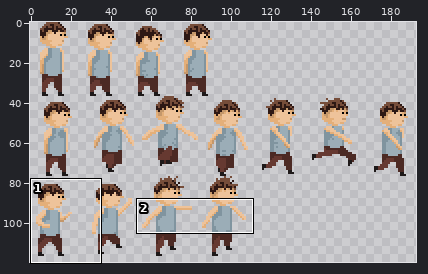
Two versions of one pixel-art file, res/aseprites/KidSheet.aseprite. Above: a wide view before the commit, with the close-up outlined.
Close-up. As it was:
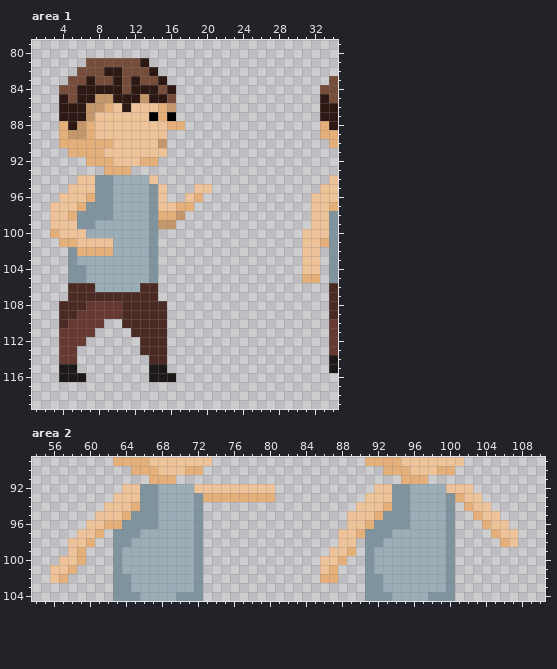
210x120 pixels, 1 frame. Shown: area 1: x 1..34, y 79..119; area 2: x 54..110, y 89..104. The wide view leaves out empty margins. The commit also changed other parts of the picture, which this record leaves out.
New version:
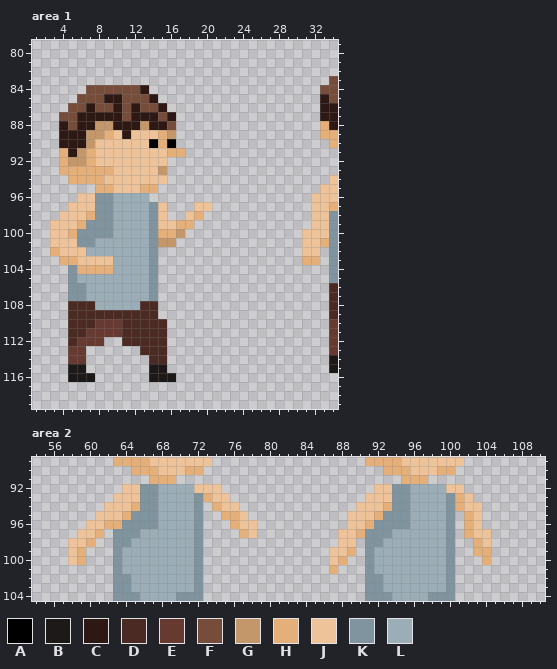
Palette (. is transparent): A #000000  B #1e1919  C #2d1814  D #4c2a24  E #663931  F #764d3a  G #c4976a  H #e4af79  J #eec39a  K #80949f  L #9badb7
What changed:
Area 1, layer "Jump":
y 81: x 7..13 FFFFFFC -> .......
y 82: x 6..14 FFFCCFFFC -> .........
y 83: x 5..15 FFCFFCFCFFC -> ...........
y 84: x 4..10 FFCCCCC -> ...FFFF; x 12 C -> F; x 14..16 CFC -> ...
y 85: x 4..9 CFCCGG -> ..FFFC; x 11..13 CCG -> FFF; x 15..16 CF -> ..
y 86: x 4..16 CCCGGHJCJJJHG -> .FFCFFCFCFFC.
y 87: x 4..5 CC -> FF; x 7..16 GJJJJJJAHA -> CCCCFCCCFC
y 88: x 4..17 HCGHJJJJJJJJHH -> CFCCGGCCCGCCF.
y 89: x 4..9 HGGHJJ -> CCCGGH; x 11 J -> C; x 15..16 J. -> HG
y 90: x 4..9 HHHHHH -> CCCGJJ; x 14..16 JG. -> AHA
y 91: x 4..6 .HH -> HCG; x 8 H -> J; x 16..17 .. -> HH
y 92: x 4..6 ... -> HGG; x 8..9 HH -> JJ; x 13..15 HH. -> JJJ
y 93: x 4..8 ..... -> HHHHH; x 10..15 HH.... -> JJJJJG
y 94: x 5..13 .JJKKLLLL -> HHHHJJJJJ; x 15 . -> J
y 95: x 5..15 JJJKKLLLLKJ -> ...HHJJJHH.; x 19..20 JJ -> ..
y 96: x 4..5 JJ -> ..; x 7 H -> J; x 14..15 KJ -> ..; x 18..19 JH -> ..
y 97: x 3..4 JJ -> ..; x 6..7 HK -> JJ; x 16..20 JHH.. -> ...JJ
y 98: x 3 J -> .; x 5..7 HKK -> JJH; x 15..19 HHG.. -> J..JH
y 99: x 6 K -> H; x 8..9 LL -> KK; x 15..18 GG.. -> JJHH
y 100: x 3 H -> J; x 5..9 JJLLL -> HKKKK; x 15..17 ... -> HHG
y 101: x 3..9 .HHJJJJ -> JJJKKLL; x 15..16 .. -> GG
y 102: x 3..9 ..KHHHH -> HJJJLLL
y 103: x 4..9 .KLLLL -> HHJJJJ; x 31..32 JJ -> HH
y 104: x 6..9 KLLL -> HHHH; x 31..32 JJ -> ..
y 105: x 6 K -> L; x 31..32 HH -> ..
y 106: x 5..7 DDD -> KKL; x 13..14 DD -> LK
y 107: x 5..14 DDDDDDDDDD -> KKLLLLLLLK
y 108: x 4 D -> .; x 7..12 EEEEDD -> DLLLLL; x 15 D -> .
y 109: x 4 D -> .; x 6..10 EEEEE -> DDDDD; x 15 D -> .
y 110: x 4..7 DEEE -> .DDD; x 9..10 .. -> EE
y 111: x 4..6 EEE -> .DD; x 8..11 .... -> EEED
y 112: x 4..5 EE -> .D; x 7..8 .. -> EE; x 11..12 .. -> DD
y 113..114: x 4 E -> .; x 6 . -> E
y 115: x 4 B -> .; x 6 . -> B
y 116: x 4 B -> .; x 7 . -> B
Area 2, layer "Jump":
y 92: x 75..80 JJJJJJ -> ......; x 102 J -> .
y 93: x 74..80 HHHHHHH -> JJ.....; x 103 J -> .
y 94: x 74..76 ... -> HJJ; x 101..102 .H -> HJ; x 104 J -> .
y 95: x 75..77 ... -> HHJ; x 102..105 .HJJ -> HJ..
y 96: x 76..78 ... -> HJJ; x 102..106 ..HJJ -> HJ...
y 97: x 77..78 .. -> HJ; x 102..107 ...HJJ -> HJJ...
y 98: x 103..104 .. -> HJ; x 106..107 HJ -> ..
y 99: x 103..104 .. -> HH
y 100: x 57 J -> .; x 86 J -> .; x 104 . -> H
y 101: x 56..58 JJH -> ...; x 86 J -> .
y 102: x 56..57 JH -> ..; x 86..87 HH -> ..
Where, in picture pixels (left, top, right, bottom), the same in both close-ups:
changed: (50, 58, 212, 382)
changed: (302, 256, 320, 283)
changed: (212, 484, 275, 538)
changed: (455, 484, 518, 565)
erased: (50, 556, 77, 583)
erased: (320, 556, 338, 583)
